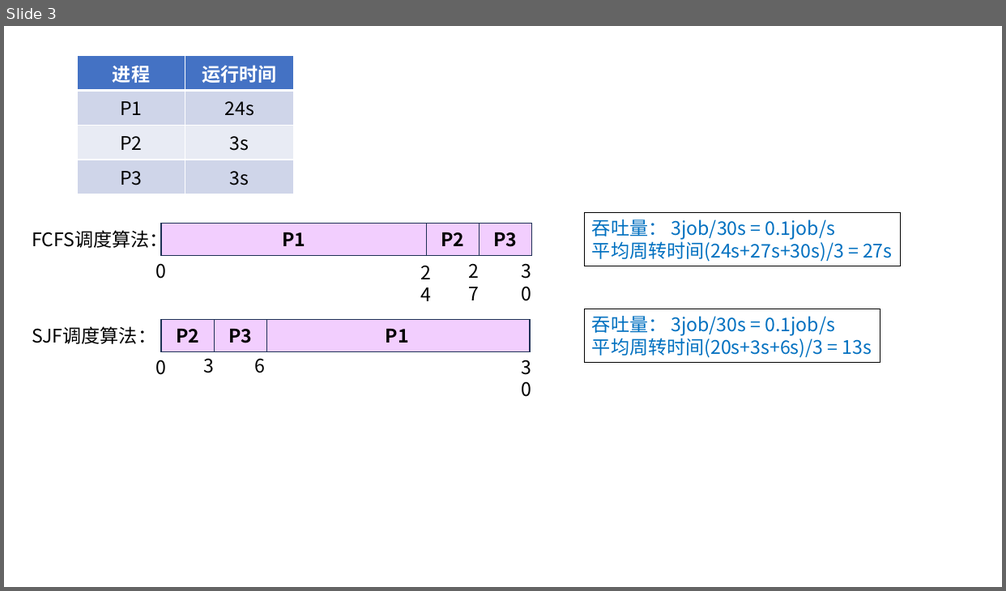
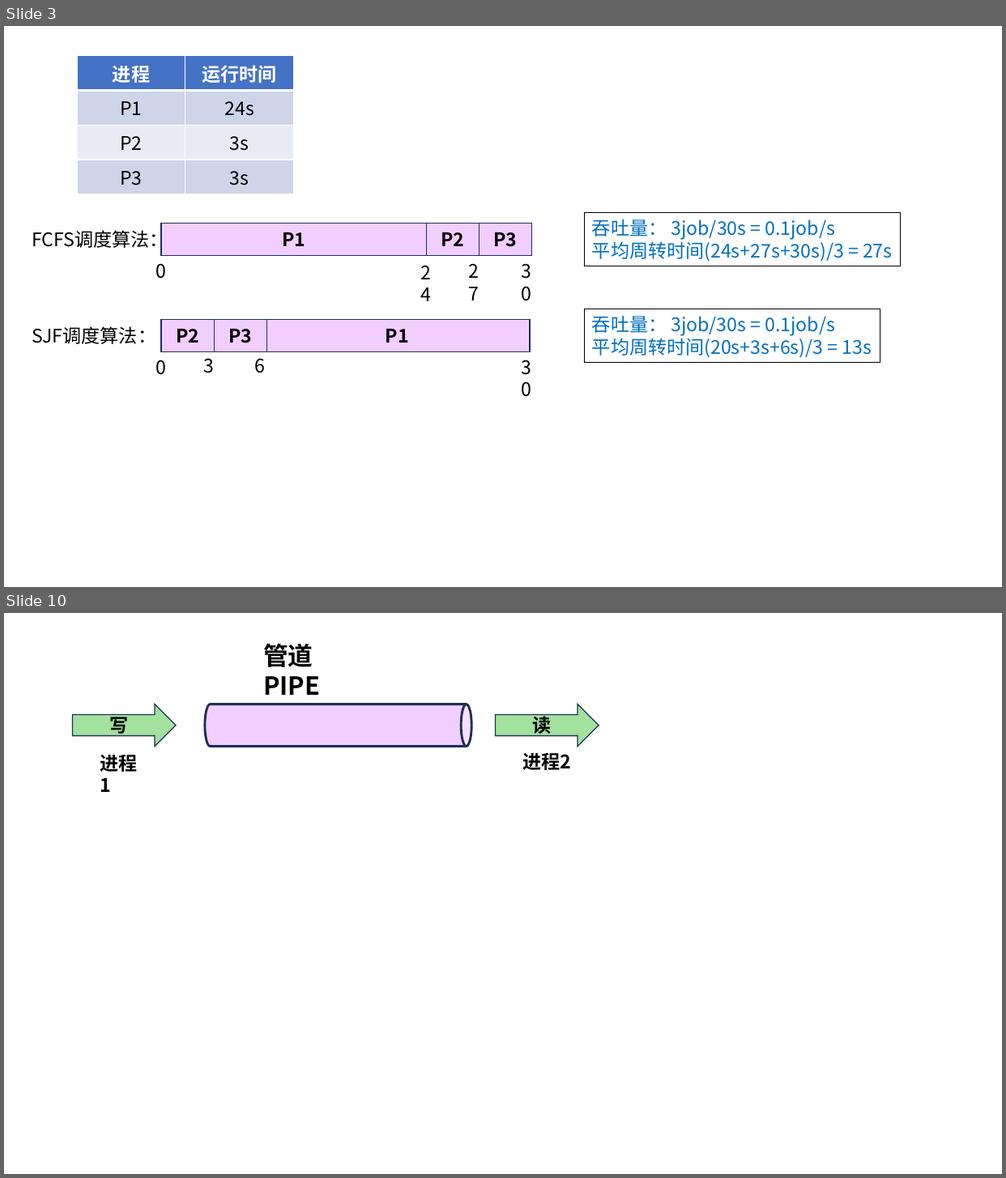
Before and after one commit to guofei9987/pictures_for_blog, a slide deck: computer/操作系统.pptx. Shown one above the other, each under a label of ours: slide 3 before the commit, slides 3 and 10 after it; the slides between them are not shown. The pictures are 1006x591 and 1006x1178 pixels, drawn with LibreOffice and Linux fonts; fonts in the diff are those of the drawing. Boxes give left, top, right and bottom in pixels: in the first picture for what was removed or moved away, otherwise in the second. Text is boxed around its words. In the diff, an @@ line names an element or a change of style, - is before the commit and + after.

```diff
--- a/computer/操作系统.pptx
+++ b/computer/操作系统.pptx
@@ slide 10 added at [4,613,1002,1174], background #FFFFFF @@
@@ group added at [73,643,599,792]: 3 texts, 2 right arrows, 1 cylinder @@
+管道PIPE
+写
+进程1
+读
+进程2
```
Also in this commit, not shown: 1 slide changed, 13 other slides added, 1 other file.
